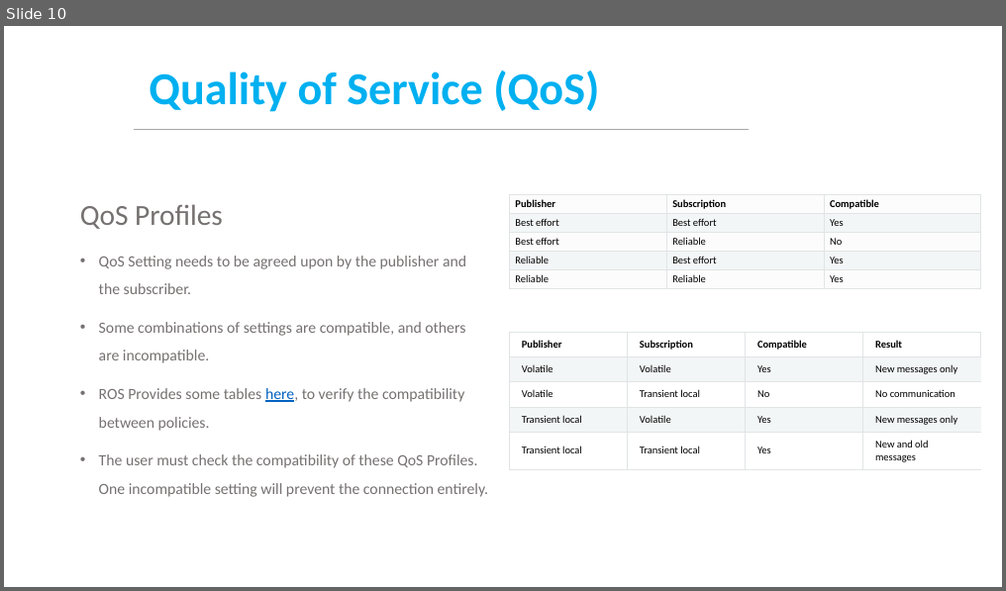
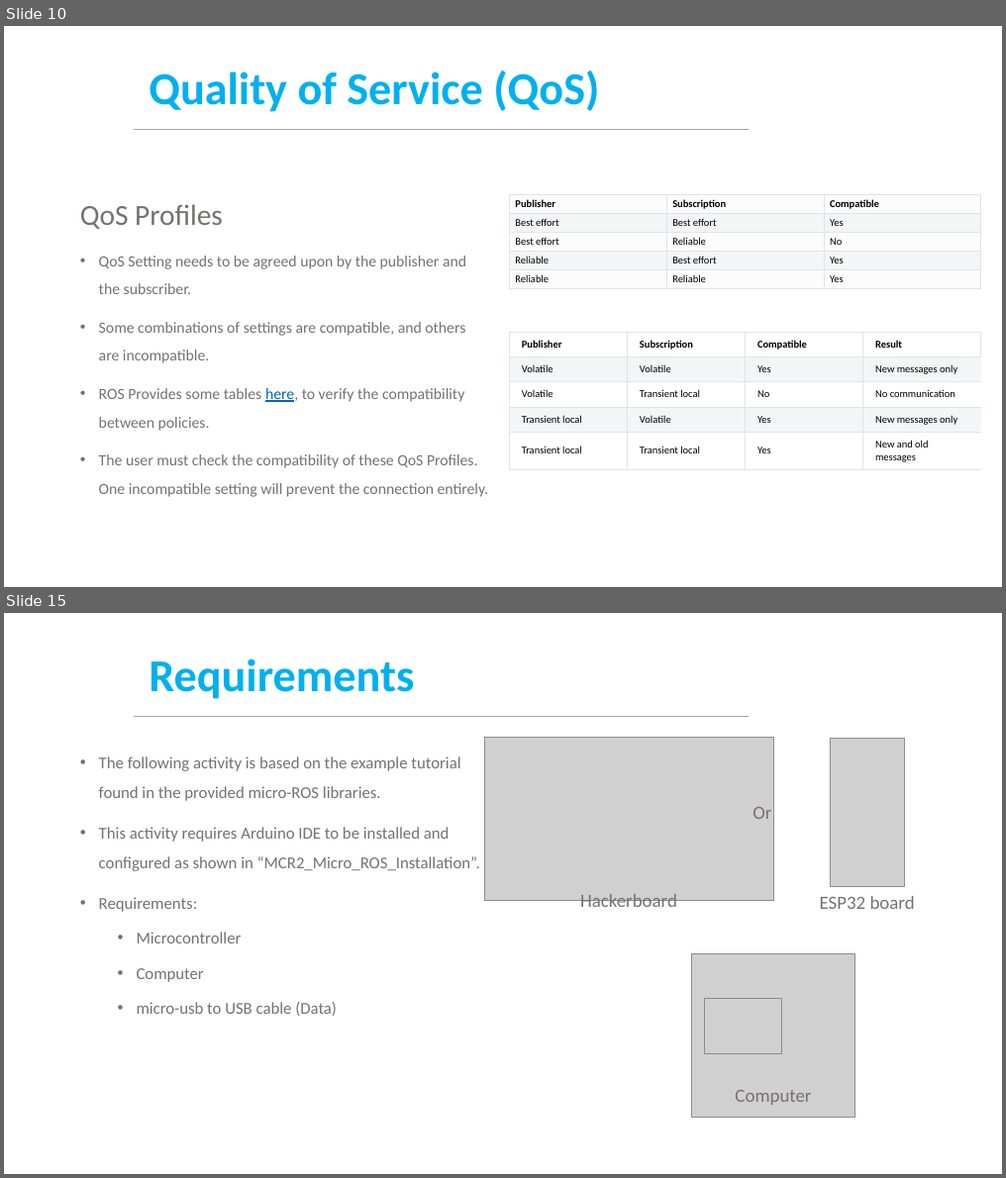
Before and after one commit to felipegarcia130/Ros2, a slide deck: Week 4/MCR2_QoS_ROS.pptx. Shown one above the other, each under a label of ours: slide 10 before the commit, slides 10 and 15 after it; the slides between them are not shown. The pictures are 1006x591 and 1006x1178 pixels, drawn with LibreOffice and Linux fonts; fonts in the diff are those of the drawing; grey boxes stand for pictures; background and template pictures are left out. Boxes give left, top, right and bottom in pixels: in the first picture for what was removed or moved away, otherwise in the second. Text is boxed around its words. In the diff, an @@ line names an element or a change of style, - is before the commit and + after.

```diff
--- a/Week 4/MCR2_QoS_ROS.pptx
+++ b/Week 4/MCR2_QoS_ROS.pptx
@@ slide 15 added at (4, 613, 1002, 1174), background #FFFFFF; not listed: 1 template element that a slide beside it also shows @@
@@ title added at (149, 659, 414, 699), 44 pt, text #00B0F0, bold @@
+Requirements
@@ text added at (99, 757, 480, 1016), 16 pt, text #767171 @@
+• The following activity is based on the example tutorial found in the provided micro-ROS libraries.
+• This activity requires Arduino IDE to be installed and configured as shown in “MCR2_Micro_ROS_Installation”.
+• Requirements:
+  • Microcontroller
+  • Computer
+  • micro-usb to USB cable (Data)
@@ picture added at (484, 737, 773, 900) @@
@@ picture added at (830, 738, 905, 887) @@
@@ text added at (752, 807, 771, 819), 18 pt, text #767171 @@
+Or
@@ text added at (580, 894, 677, 913), 18 pt, text #767171 @@
+Hackerboard
@@ text added at (820, 896, 915, 909), 18 pt, text #767171 @@
+ESP32 board
@@ picture added at (692, 954, 855, 1117) @@
@@ picture added at (705, 999, 782, 1055) @@
@@ text added at (735, 1090, 811, 1105), 18 pt, text #767171 @@
+Computer
```
Also in this commit, not shown: 1 slide changed, 27 other slides added, 42 other files.
